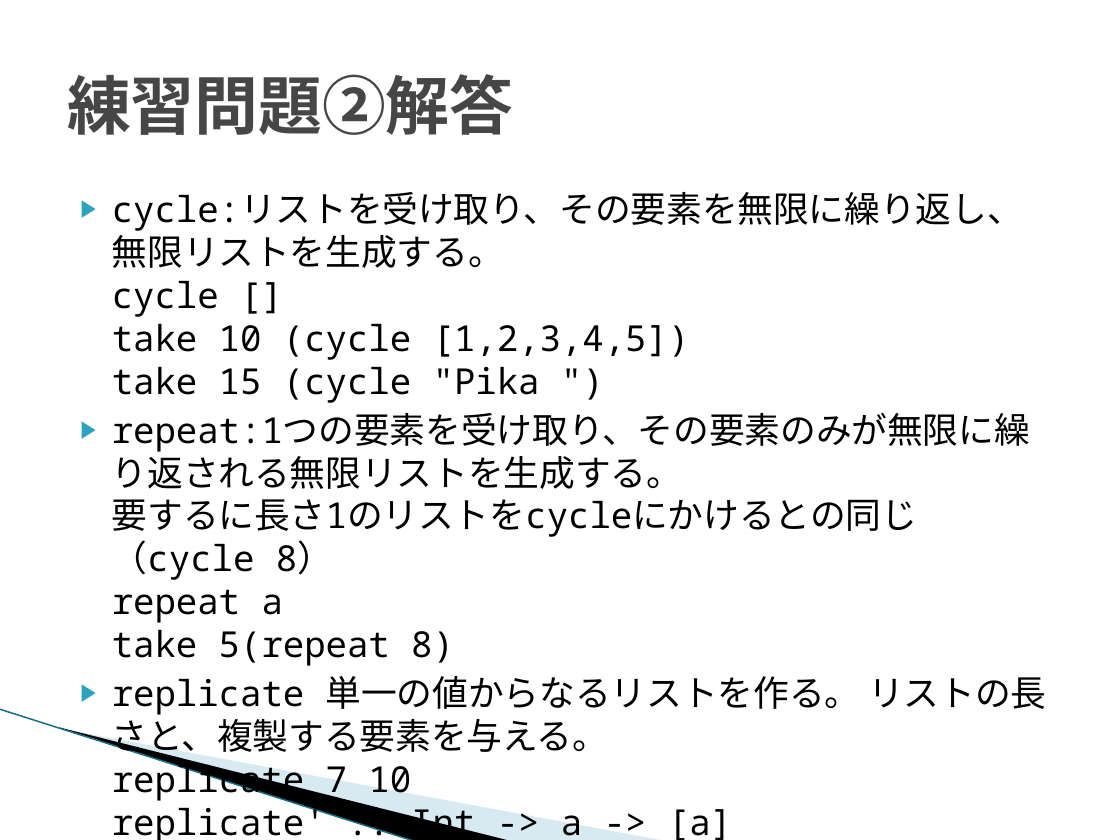
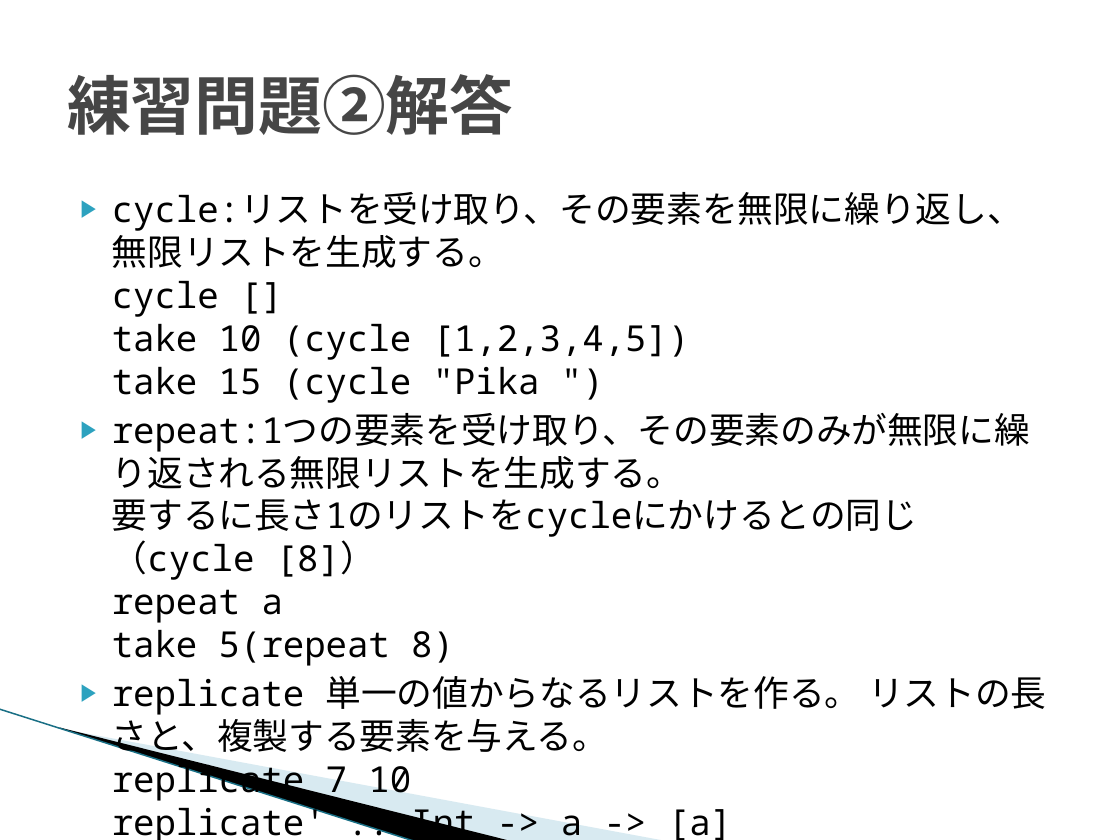
Before and after one commit to naruoga/LYaHfGGreadingMIS, a slide deck: slide 5 of 201311/LYaHfGG2.pptx. Drawn at 1120x840 pixels with LibreOffice and Linux fonts; fonts in the diff are those of the drawing; background and template pictures are left out. Boxes give left, top, right and bottom in pixels: in the first picture for what was removed or moved away, otherwise in the second. Text is boxed around its words. In the diff, an @@ line names an element or a change of style, - is before the commit and + after.

```diff
--- a/201311/LYaHfGG2.pptx
+++ b/201311/LYaHfGG2.pptx
@@ text at [112,413,1030,666]: text changed @@
-▶ repeat:1つの要素を受け取り、その要素のみが無限に繰り返される無限リストを生成する。
-  要するに長さ1のリストをcycleにかけるとの同じ（cycle 8）
-  repeat a
-  take 5(repeat 8)
+▶ repeat:1つの要素を受け取り、その要素のみが無限に繰り返される無限リストを生成する。
+  要するに長さ1のリストをcycleにかけるとの同じ（cycle [8]）
+  repeat a
+  take 5(repeat 8)
```
Also in this commit, not shown: 1 other file.
